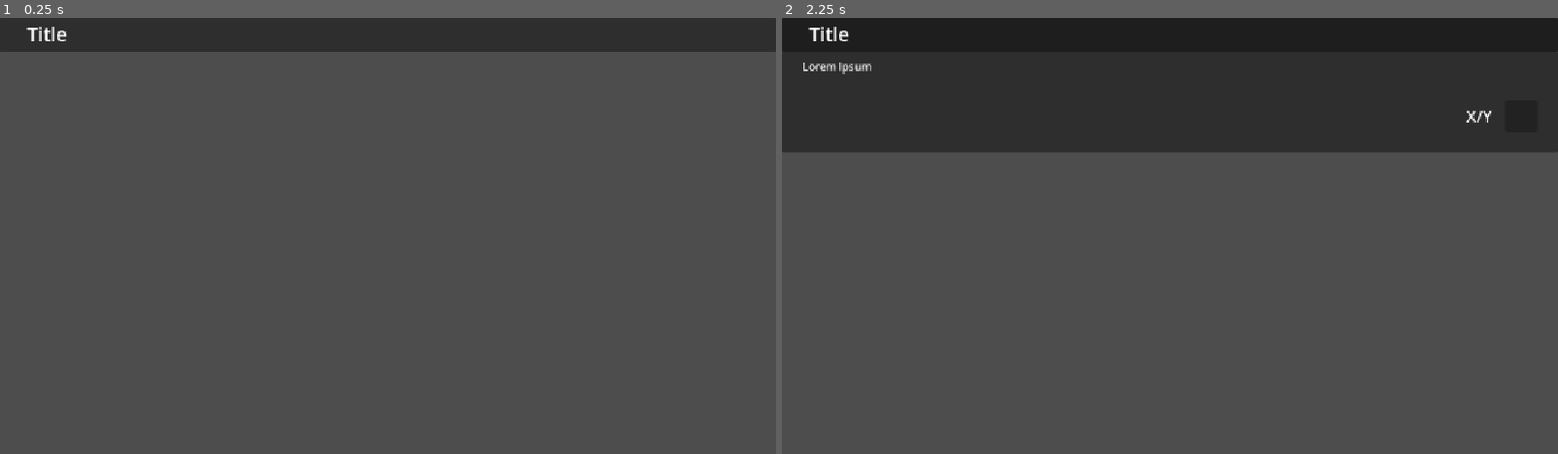
Above: before the commit, frames 1-2 (left to right).
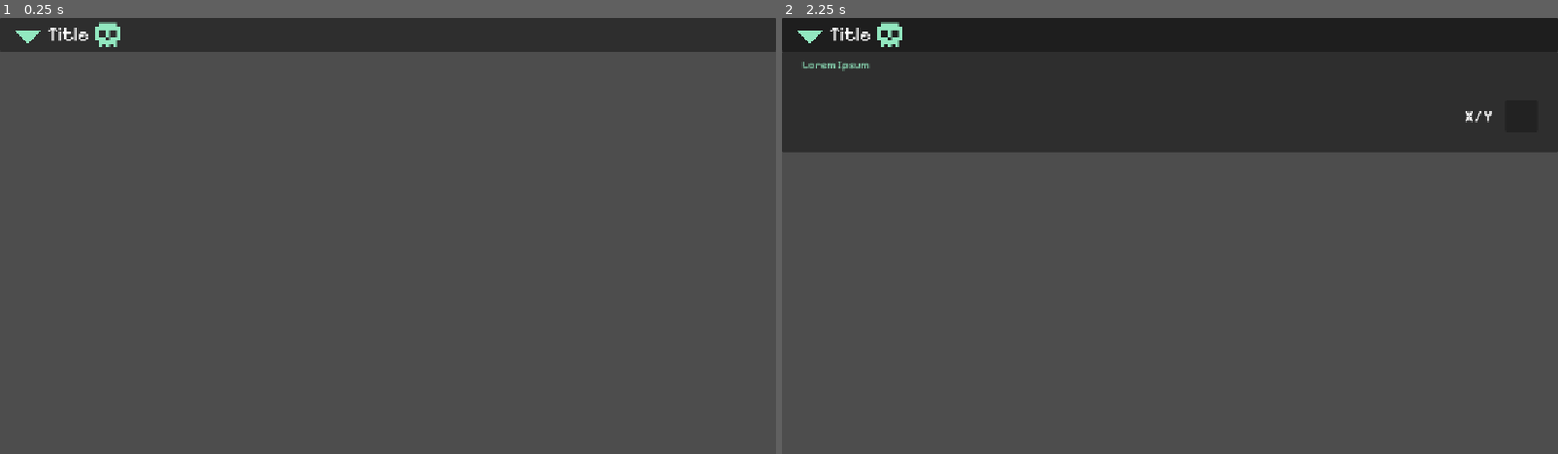
Above: after the commit, the same moments.

Repository: LenaCichewitz/GameJam
Game: Godot game, scene res://scenes/ui/components/quest_list_item.tscn
Two runs of this game, one before a commit and one after it. Both use one fixed random seed, a clock stepped at 60 frames per second and the inputs below. This scene is started directly instead of the project's main scene.
Inputs (mouse positions are in pixels of both pictures, inside the frame that each line leads up to):
- Up to frame 1 (0.25 s): no input
- Up to frame 2 (2.25 s): click (1170, 35) at 0.5 s; click (1170, 35) at 1.25 s; click (1170, 35) at 2 s

The runs differ from the first frame. In frame 1, 0.3% of the frame differs, in the area x 2-16%, y 0-7%; in frame 2, 0.5%, in the area x 2-92%, y 0-24%.

Commit message:
Improve Quest_List_Item_Design

Diff:
--- a/scenes/ui/components/quest_list_item.tscn
+++ b/scenes/ui/components/quest_list_item.tscn
@@ -1,6 +1,11 @@
 [gd_scene format=3 uid="uid://bygpcw47keabm"]
 
 [ext_resource type="Script" uid="uid://bvqt6lbqxy4a" path="res://scenes/ui/components/quest_list_item.gd" id="1_qmdcg"]
+[ext_resource type="Texture2D" uid="uid://dtr20purn688i" path="res://graphics/icons/icon_arrow.svg" id="2_lpkqt"]
+[ext_resource type="FontFile" uid="uid://crn665n4v4ku3" path="res://Fonts/Pixelify_Sans/PixelifySans-VariableFont_wght.ttf" id="2_vqdcy"]
+[ext_resource type="FontFile" uid="uid://cyu056i3h3g3i" path="res://Fonts/Pixelify_Sans/static/PixelifySans-Regular.ttf" id="4_gg24t"]
+[ext_resource type="Texture2D" uid="uid://14uupu5hjaqp" path="res://graphics/icons/icon_skull.svg" id="4_ic3jt"]
+[ext_resource type="FontFile" uid="uid://bwgkwulj2e4wq" path="res://Fonts/Pixelify_Sans/static/PixelifySans-Bold.ttf" id="5_ic3jt"]
 
 [sub_resource type="LabelSettings" id="LabelSettings_77ro6"]
 font_size = 28
@@ -30,22 +35,35 @@
 grow_horizontal = 2
 grow_vertical = 2
 theme_override_constants/margin_left = 20
+theme_override_constants/margin_top = 4
+theme_override_constants/margin_right = 0
+theme_override_constants/margin_bottom = 4
 
 [node name="HBoxContainer" type="HBoxContainer" parent="Header/MarginContainer" unique_id=821026240]
 layout_mode = 2
+theme_override_constants/separation = 8
 
 [node name="ToggledIndicator" type="TextureRect" parent="Header/MarginContainer/HBoxContainer" unique_id=7364097]
 custom_minimum_size = Vector2(16, 16)
 layout_mode = 2
+offset_transform_enabled = true
+offset_transform_position = Vector2(0, 12)
+offset_transform_rotation = 1.5707964
+texture = ExtResource("2_lpkqt")
 expand_mode = 3
 
 [node name="QuestTitle" type="Label" parent="Header/MarginContainer/HBoxContainer" unique_id=676541777]
 layout_mode = 2
+theme_override_colors/font_color = Color(0.57254905, 0.9098039, 0.7529412, 1)
+theme_override_fonts/font = ExtResource("2_vqdcy")
 text = "Title"
 label_settings = SubResource("LabelSettings_77ro6")
 
 [node name="LostMermaidsIcon" type="TextureRect" parent="Header/MarginContainer/HBoxContainer" unique_id=723569211]
 layout_mode = 2
+texture = ExtResource("4_ic3jt")
+expand_mode = 3
+stretch_mode = 5
 
 [node name="Body" type="PanelContainer" parent="." unique_id=1765888300]
 layout_mode = 2
@@ -65,6 +83,9 @@
 layout_mode = 2
 size_flags_horizontal = 3
 size_flags_stretch_ratio = 2.0
+theme_override_colors/default_color = Color(0.57254905, 0.9098039, 0.7529412, 1)
+theme_override_fonts/normal_font = ExtResource("4_gg24t")
+theme_override_fonts/bold_font = ExtResource("5_ic3jt")
 text = "Lorem Ipsum"
 
 [node name="Data" type="VBoxContainer" parent="Body/Margins/Content" unique_id=2112563232]
@@ -86,6 +107,9 @@
 layout_mode = 2
 size_flags_horizontal = 3
 size_flags_vertical = 1
+theme_override_colors/font_color = Color(0.57254905, 0.9098039, 0.7529412, 1)
+theme_override_fonts/font = ExtResource("5_ic3jt")
+theme_override_font_sizes/font_size = 20
 text = "X/Y"
 label_settings = SubResource("LabelSettings_6rgs3")
 horizontal_alignment = 2
